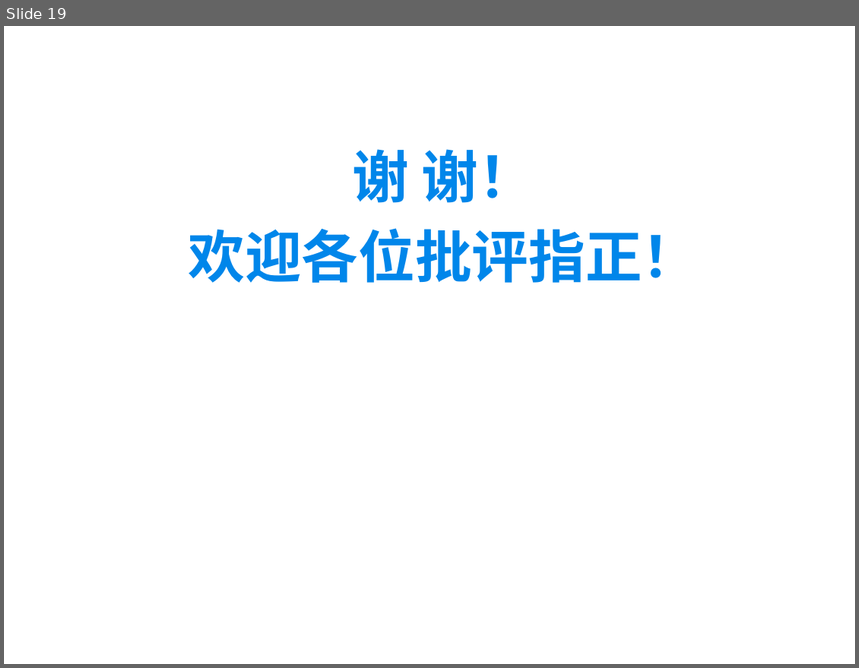
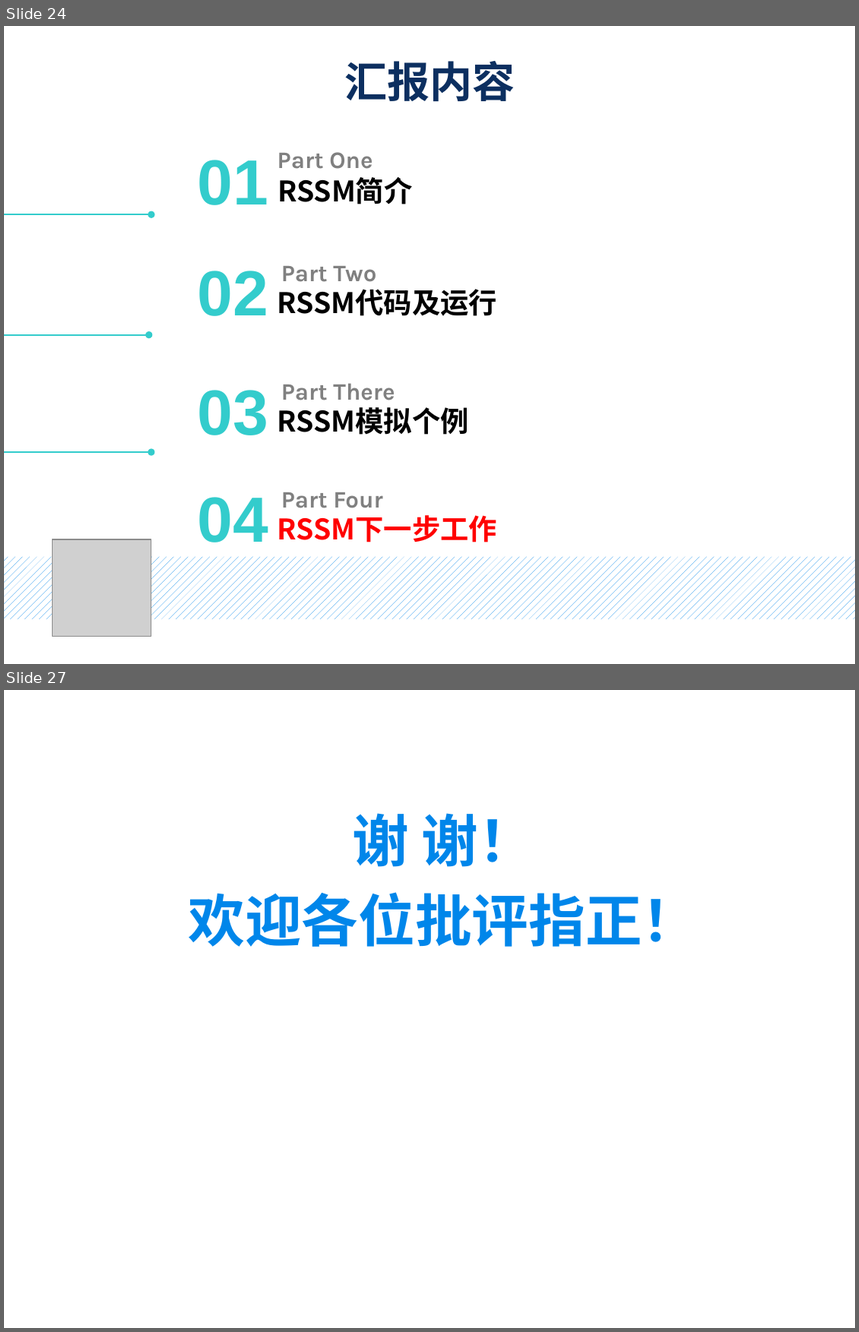
Before and after one commit to islandowner95/RSSM, a slide deck: doc/RSSM_V1.0_Introduction.pptx. Shown one above the other, each under a label of ours: slide 19 before the commit, slides 24 and 27 after it; the slides between them are not shown. The pictures are 859x668 and 859x1332 pixels, drawn with LibreOffice and Linux fonts; fonts in the diff are those of the drawing; grey boxes stand for pictures. Boxes give left, top, right and bottom in pixels: in the first picture for what was removed or moved away, otherwise in the second. Text is boxed around its words. In the diff, an @@ line names an element or a change of style, - is before the commit and + after.

```diff
--- a/doc/RSSM_V1.0_Introduction.pptx
+++ b/doc/RSSM_V1.0_Introduction.pptx
@@ slide 24 added at [4,26,855,664], background #FFFFFF @@
@@ text added at [344,61,515,101], 36 pt, text gradient #0C2F60 to #0070C0, bold @@
+汇报内容
@@ line added from (345, 137) to (816, 137), #FFFFFF 0.75 pt @@
@@ text added at [198,160,268,205], 54 pt, text #33CCCC, bold @@
+01
@@ text added at [278,152,373,169], 20 pt, text #808080, bold @@
+Part One
@@ text added at [278,177,412,205], 24 pt, text #000000, bold @@
+RSSM简介
@@ arrow added from (4, 215) to (151, 215), #33CCCC 1.5 pt @@
@@ text added at [198,271,268,316], 54 pt, text #33CCCC, bold @@
+02
@@ text added at [281,266,376,282], 20 pt, text #808080, bold @@
+Part Two
@@ text added at [278,289,526,316], 24 pt, text #000000, bold @@
+RSSM代码及运行题
@@ arrow added from (4, 335) to (148, 335), #33CCCC 1.5 pt @@
@@ text added at [198,390,268,436], 54 pt, text #33CCCC, bold @@
+03
@@ text added at [281,383,395,401], 20 pt, text #808080, bold @@
+Part There
@@ text added at [278,408,497,435], 24 pt, text #000000, bold @@
+RSSM模拟个例题
@@ arrow added from (4, 452) to (151, 452), #33CCCC 1.5 pt @@
@@ text added at [198,497,268,543], 54 pt, text #33CCCC, bold @@
+04
@@ text added at [281,493,382,509], 20 pt, text #808080, bold @@
+Part Four
@@ text added at [278,515,497,543], 24 pt, text #FF0000, bold @@
+RSSM下一步工作
@@ picture added at [53,540,151,637] @@
@@ rectangle added at [4,557,855,620], fill pattern #0086EA on #FFFFFF @@
@@ what was slide 19 is now slide 27 @@
```
Also in this commit, not shown: 13 slides changed, 7 other slides added.
